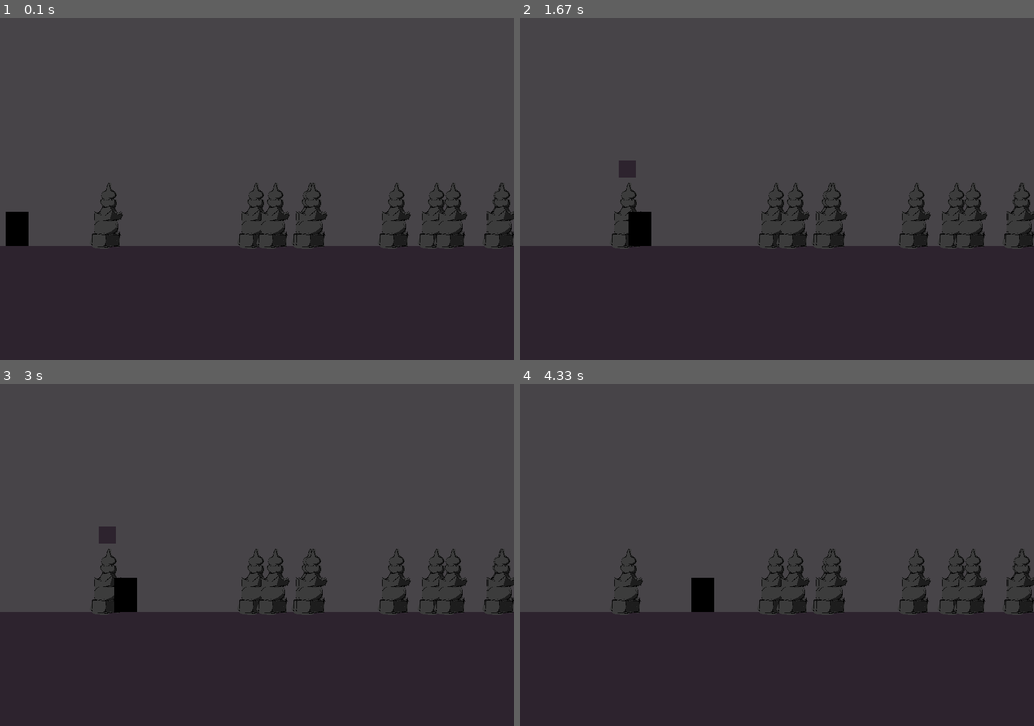
Above: before the commit, frames 1-4 (two rows, left to right).
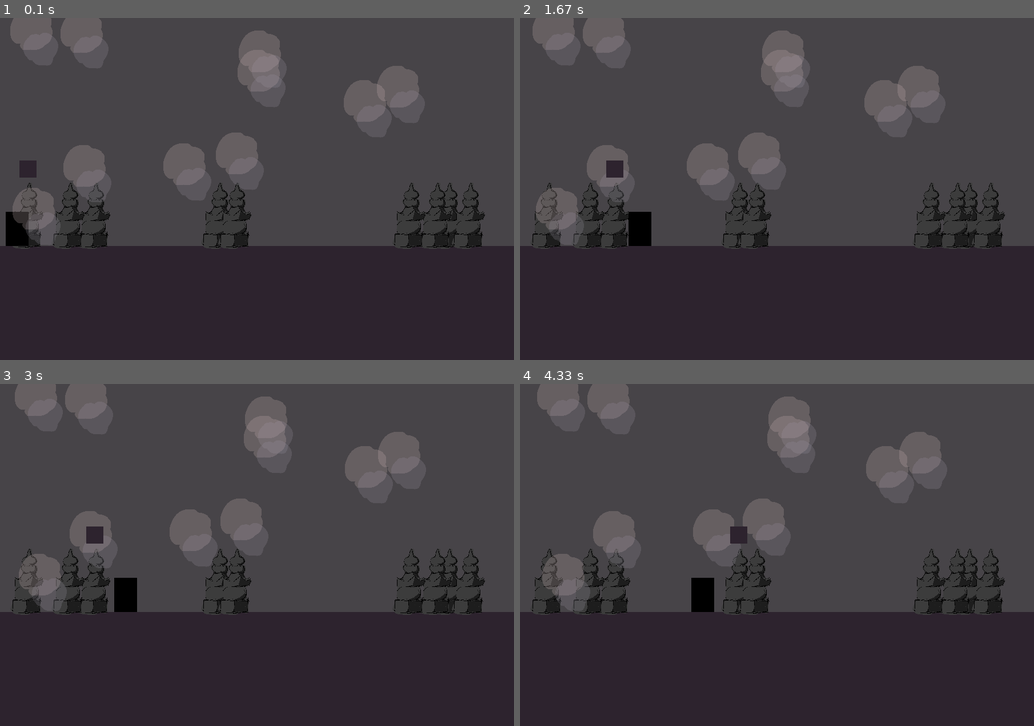
Above: after the commit, the same moments.

Repository: Lekitio/Pygame-first-game
Game: pygame game, started from main tutorial.py
Same seed, same stepped clock (60 frames per second), same inputs: the game is played once before the commit and once after it.
Inputs:
- Up to frame 1 (0.1 s): no input
- Up to frame 2 (1.67 s): hold Right 0.33-0.8 s; hold Right 0.83-1.3 s; hold Left from 1.33 s (still down)
- Up to frame 3 (3 s): release Left at 1.87 s; hold Left 1.9-2.3 s; hold Right 2.33-2.97 s
- Up to frame 4 (4.33 s): hold Left 3-3.47 s; hold Right 3.5-3.97 s; hold Right from 4 s (still down)

The runs differ from the first frame. In frame 1, 11% of the frame differs, in the area x 2-100%, y 0-68%; in frame 2, 11%; in frame 3, 11%; in frame 4, 11%.

Commit message:
Added fog, it looks so goofy hahahah, made a parent class called GameObjects because Fog and Objects1 (my japanese pillars) were very similar

Diff:
--- a/main tutorial.py
+++ b/main tutorial.py
@@ -16,6 +16,9 @@
 
 #importing all images
 japanese_pillar_1_surf = pygame.image.load(join("images", "Japanese_rock_pillar1.png")).convert_alpha()
+fog_nr_1_surf = pygame.image.load(join("images", "fog_nr_1.png")).convert_alpha()
+font = pygame.font.Font(None, 50)
+text_surf = font.render("Text", True, "red")
 
 clock = pygame.time.Clock() #caps the framerate, Otherwise it runs infinitely fast
 
@@ -131,21 +134,54 @@
         self.slash_timer()
 
 
-class Object1(pygame.sprite.Sprite):
-    def __init__(self, image, group):
-        super().__init__(group)
+class GameObjects(pygame.sprite.Sprite): #this means that GameObjects is a child of sprite, can do sprite stuff
+    def __init__(self, image, pos, groups, scale=None, scale_by=None):
+        super().__init__(groups)
+        if scale:
+            self.image = pygame.transform.scale(image, scale)
+        elif scale_by:
+            self.image = pygame.transform.scale_by(image, scale_by)
+        else:
+            self.image = image #dont change it
+        self.rect = self.image.get_frect(midbottom = pos)
+
+class Object1(GameObjects):
+    def __init__(self, image, groups):
+        pos = (randint(0, WIDTH), ground.top + 30)
+        super().__init__(image, pos, groups, scale=(100, 150))
         #question if you grandparent gets updated then do you also update
         # self.image = pygame.image.load(join("images", "Japanese_rock_pillar1.png")).convert_alpha()
         #import every time, inefficient time
 
-        self.image = image
-
-        self.image = pygame.transform.scale(self.image, (100, 150))
+
+        # self.image = pygame.transform.scale(image, (100, 150))
         #bahahahhahaha you can squish the import
         # self.rect = self.image.get_bounding_rect() This is what i should use honestly OR just fix the art from the beginning
-        self.rect = self.image.get_frect(midbottom = (randint(0, WIDTH), ground.top + 30))
+        # self.rect = self.image.get_frect(midbottom = (randint(0, WIDTH), ground.top + 30))
         # its currently transparent so i need to move it down, hardcoded
 
+class Fog(GameObjects): #Since its so similar i can jst call to a parent class
+    def __init__(self, image, groups):
+        pos = (randint(0, WIDTH), randint(100, ground.top +30))
+        super().__init__(image, pos, groups, scale_by=0.1) #refers to parent
+        # self.image = image
+        # self.image = pygame.transform.scale_by(self.image, 0.1)
+        # self.rect = self.image.get_frect(midbottom = (randint(0, WIDTH), randint(100, ground.top +30)))
+
+        self.velocity = pygame.math.Vector2(1, 0)
+        self.speed = randint(1, 5)
+
+    def update(self):
+        if self.rect.left > WIDTH:
+            self.kill()
+            # print("death")
+        self.rect.x += self.velocity.x * delta_time * self.speed
+
+def collision_pillar(sprite_group):
+    #Test colission #sprite and rect check manualspritecollide(single, lst, dokill)
+    collided = pygame.sprite.spritecollide(player, sprite_group, False)
+    for pillar in collided:
+        pygame.draw.rect(main_display, floor_color, pygame.FRect(pillar.rect.centerx-10, pillar.rect.top-30, 30, 30))
 
 
 all_sprites = pygame.sprite.Group()
@@ -164,6 +200,10 @@
     Object1(japanese_pillar_1_surf, (all_sprites, japanese_pillar_1_sprites))
 player = Player(all_sprites)
 
+all_fog_sprites = pygame.sprite.Group()
+for i in range(10):
+    Fog(fog_nr_1_surf, (all_sprites, all_fog_sprites))
+
 # pygame.FRect((0, 520), (900, 300))
 #FRects are rectangles but with decimals -> more precise #Rectangles can give you acess to a bunch of useful points of the rectangle -> less math #for storing coordinates
 #convertion for higher framerate, .convert() if no transparency, .convert_alpha() if transparent pixels
@@ -192,15 +232,9 @@
 
     all_sprites.draw(main_display)
 #.update() - updates every spite, inbyggd in sprite to appear or something #.draw() blit the sprite images #gets everything in the group to appear i guess
-
-
-    #Test colission #sprite and rect check manualspritecollide(single, lst, dokill)
-
-    collided = pygame.sprite.spritecollide(player, japanese_pillar_1_sprites, False)
-    for pillar in collided:
-        pygame.draw.rect(main_display, floor_color, pygame.FRect(pillar.rect.centerx-10, pillar.rect.top-30, 30, 30))
-        #hardcoding position fixes
-
+    collision_pillar(japanese_pillar_1_sprites)
+
+    # main_display.blit(fog_1)
     pygame.display.update()
     #updates background every loop
 
Binary file added: images/fog_nr_1.png
